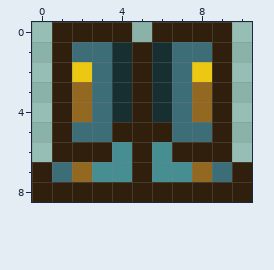
One commit to this pixel-art sprite: Items/Armor/AvalonCuisses.png. This is how it looked before the edit.
The file is 22x18 pixels, drawn in blocks of 2x2; one block is one cell here.
After the commit:
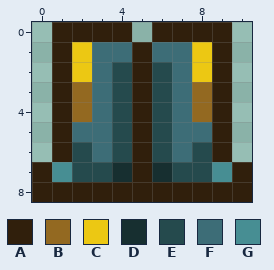
Palette (. is transparent): A #301f0c  B #936921  C #ecc813  D #172f30  E #254a4d  F #3d6d77  G #478e93
Change:
Changed rows in their new state; - is an unchanged pixel.
first column x 1:
1 -C-F-F-C-
2 ---E-E---
3 ---E-E---
4 ---E-E---
5 ---E-E---
6 -EFE-EFE-
7 GEED-DEEG
Where, in picture pixels (left, top, right, bottom), the same in both pictures:
changed: (52, 42, 232, 182)
